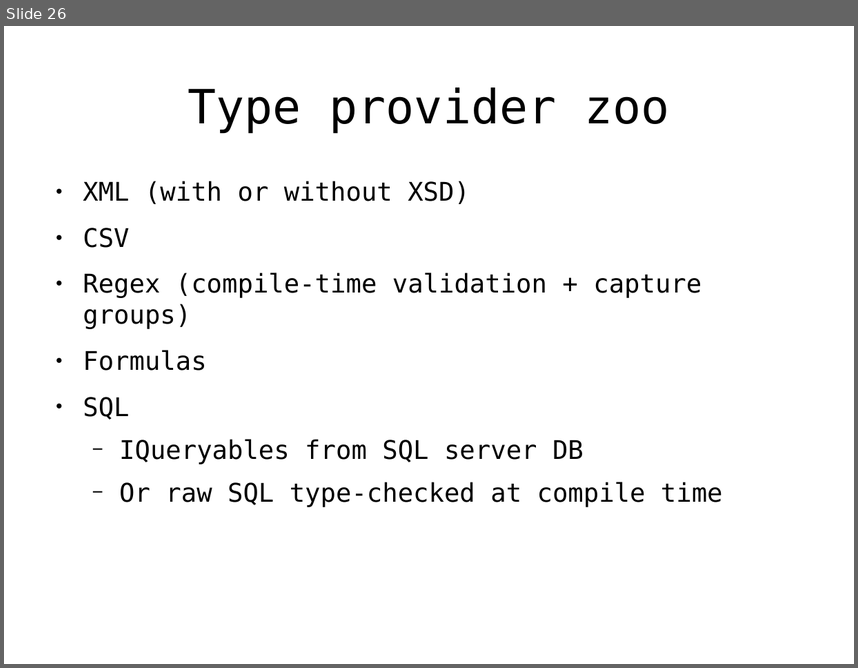
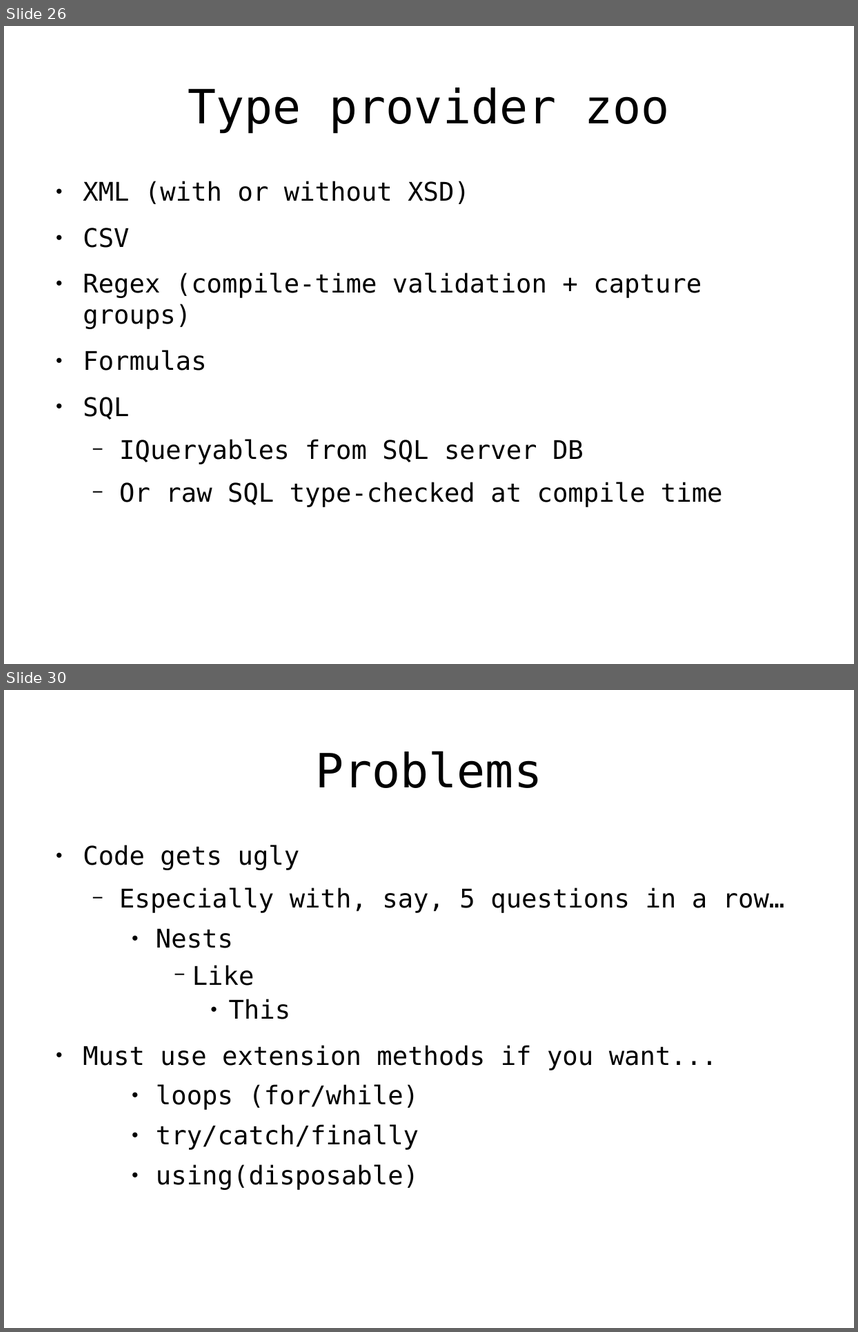
Before and after one commit to rspeele/FSharpTalk, a slide deck: fstalk.odp. Shown one above the other, each under a label of ours: slide 26 before the commit, slides 26 and 30 after it; the slides between them are not shown. The pictures are 858x668 and 858x1332 pixels, drawn with LibreOffice and Linux fonts; fonts in the diff are those of the drawing. Boxes give left, top, right and bottom in pixels: in the first picture for what was removed or moved away, otherwise in the second. Text is boxed around its words. In the diff, an @@ line names an element or a change of style, - is before the commit and + after.

```diff
--- a/fstalk.odp
+++ b/fstalk.odp
@@ slide 30 added at [4,690,854,1328], background #FFFFFF @@
@@ title added at [315,751,542,788], 44 pt, text #000000 @@
+Problems
@@ text added at [83,845,785,1190], 24 pt, text #000000 @@
+● Code gets ugly
+  − Especially with, say, 5 questions in a row…
+    ● Nests
+      − Like
+        ● This
+● Must use extension methods if you want...
+    ● loops (for/while)
+    ● try/catch/finally
+    ● using(disposable)
```
Also in this commit, not shown: 4 other slides added, 24 other files.
